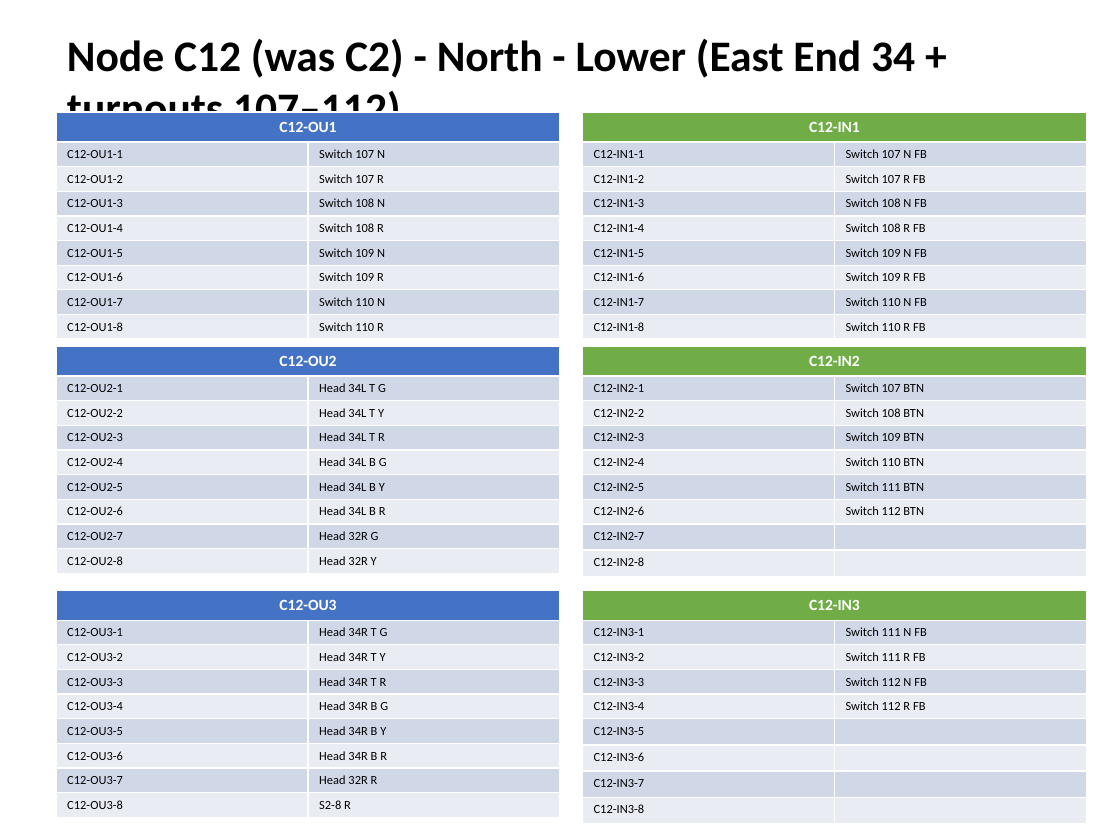
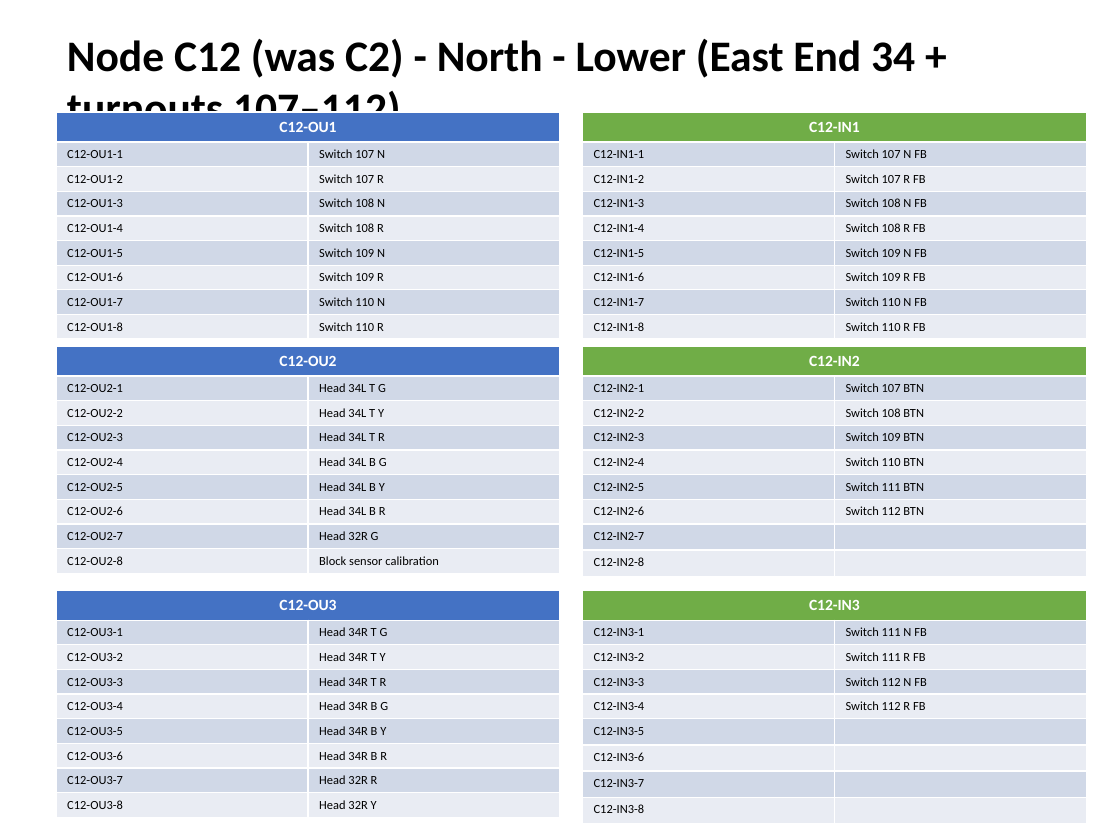
Before and after one commit to lnevo/hart, a slide deck: slide 8 of docs/wiring/Wiring_Schematic.pptx. Drawn at 1120x840 pixels with LibreOffice and Linux fonts; fonts in the diff are those of the drawing. Boxes give left, top, right and bottom in pixels: in the first picture for what was removed or moved away, otherwise in the second. Text is boxed around its words. In the diff, an @@ line names an element or a change of style, - is before the commit and + after.

```diff
--- a/docs/wiring/Wiring_Schematic.pptx
+++ b/docs/wiring/Wiring_Schematic.pptx
@@ table at (56,346,560,569) @@
-row 9, column 2: Head 32R Y
+row 9, column 2: Block sensor calibration
@@ table at (56,590,560,813) @@
-row 9, column 2: S2-8 R
+row 9, column 2: Head 32R Y
```
Also in this commit, not shown: 11 other slides changed, 13 other files.
